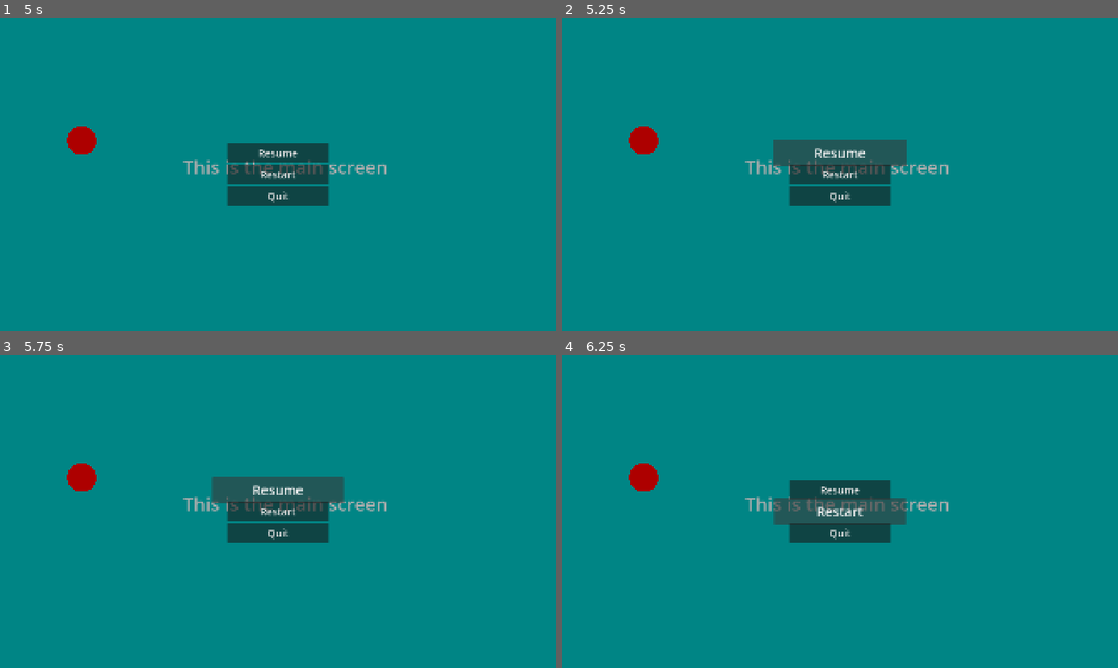
Above: before the commit, frames 1-4 (two rows, left to right).
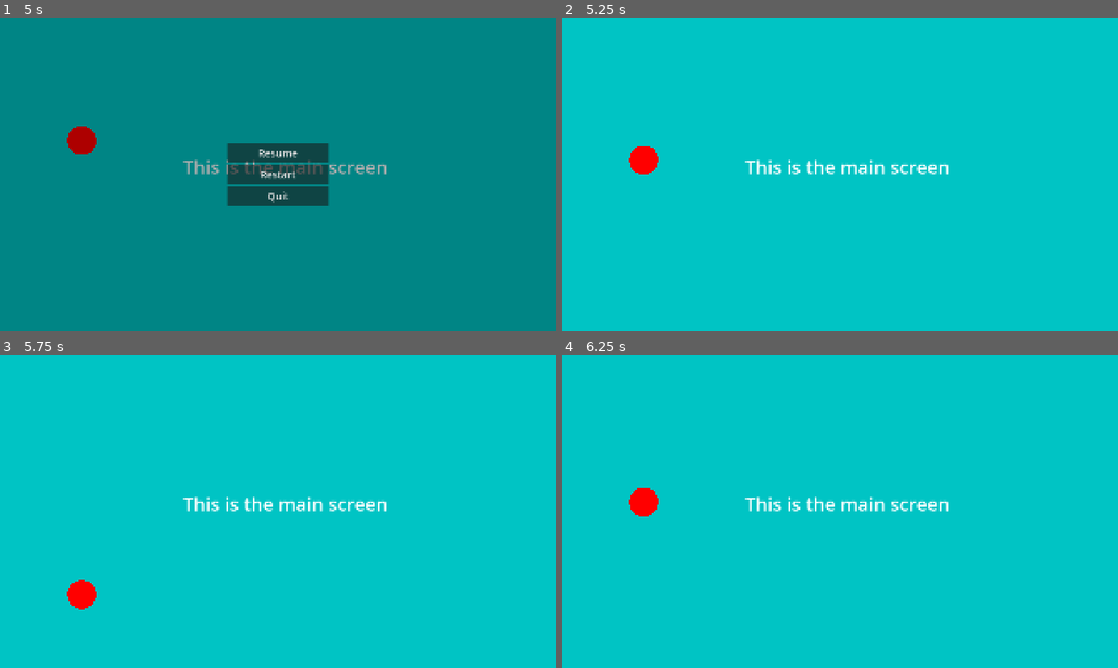
Above: after the commit, the same moments.

Repository: ZaulZieg/gmtk-game-jam-2026
Game: Godot game, scene res://TSCN/MainMenu.tscn
Same seed, same stepped clock (60 frames per second), same inputs: the game is played once before the commit and once after it. Before the commit the project starts from res://MainMenu.tscn.
Inputs (mouse positions are in pixels of both pictures, inside the frame that each line leads up to):
- Up to frame 1 (5 s): click "Start" at 0.5 s; move the mouse to (400, 158) at 1.27 s; hold Right (ui_right) 1.28-2.03 s; click (400, 158) at 1.42 s; move the mouse to (166, 190) at 2.02 s; hold Down (ui_down) 2.03-2.78 s; click (166, 190) at 2.17 s; move the mouse to (333, 105) at 2.77 s; hold Right (ui_right) 2.78-3.53 s; click (333, 105) at 2.92 s; move the mouse to (250, 237) at 3.52 s; hold Up (ui_up) 3.53-4.28 s; click (250, 237) at 3.67 s; move the mouse to (444, 221) at 4.27 s; hold Left (ui_left) from 4.28 s (still down); click (444, 221) at 4.42 s; tap Escape (ui_cancel) at 4.9 s
- Up to frame 2 (5.25 s): release Left (ui_left) at 5 s; click "Resume" at 5 s
- Up to frame 3 (5.75 s): no input
- Up to frame 4 (6.25 s): click (840, 511) at 5.75 s, where only the run before the commit has a clickable "Restart"

Frame 1 is identical in both runs. In frame 2, 100% of the frame differs, in the area x 0-100%, y 0-100%; in frame 3, 100%; in frame 4, 100%.

Commit message:
update

Diff:
--- /dev/null
+++ b/CODE/Global.gd
@@ -0,0 +1,4 @@
+extends Node
+
+
+var pause_game : bool = false
--- /dev/null
+++ b/CODE/connectdots.gd
@@ -0,0 +1,15 @@
+extends Control
+@onready var switch_1: CheckButton = $CenterContainer/Panel/VBoxContainer/switch1
+@onready var switch_2: CheckButton = $CenterContainer/Panel/VBoxContainer/switch2
+@onready var switch_3: CheckButton = $CenterContainer/Panel/VBoxContainer/switch3
+@onready var switch_4: CheckButton = $CenterContainer/Panel/VBoxContainer/switch4
+
+func _ready() -> void:
+	switch_3.button_down.connect(switch3_on)
+
+func _process(delta: float) -> void:
+	pass
+
+func switch3_on():
+	if switch_1.button_pressed:
+		switch_1.button_pressed = false
--- /dev/null
+++ b/CODE/control.gd
@@ -0,0 +1,24 @@
+extends Control
+@onready var resume: Button = $CenterContainer/VBoxContainer/Resume
+@onready var restart: Button = $CenterContainer/VBoxContainer/Restart
+@onready var quitb: Button = $CenterContainer/VBoxContainer/Quit
+
+
+func _ready() -> void:
+	resume.button_up.connect(resume_game)
+	restart.button_up.connect(restart_game)
+	quitb.button_up.connect(quit_game)
+
+func resume_game() -> void :
+	get_tree().paused = false
+	Global.pause_game = false
+	get_parent().visible = false
+
+func restart_game() -> void:
+	get_tree().paused = false
+	Global.pause_game = false
+	get_parent().visible = false
+	get_tree().call_deferred("reload_current_scene")
+
+func quit_game() -> void:
+	get_tree().quit()
--- a/main_menu.gd
+++ b/CODE/main_menu.gd
@@ -21,6 +21,6 @@
 	tween.tween_property(label, "offset_transform_position_ratio:y", 0.0, 1.0)
 
 func start_game() -> void:
-	get_tree().change_scene_to_file("res://Main.tscn")
+	get_tree().change_scene_to_file("res://TSCN/Main.tscn")
 func quit_game() -> void:
 	get_tree().call_deferred("quit")
--- a/pause_manager.gd
+++ b/CODE/pause_manager.gd
@@ -1,7 +1,6 @@
 extends Node2D
 @onready var pause_menu: CanvasLayer = $"../Pause Menu"
 
-var game_pause : bool = false
 
 func _ready() -> void:
 	pass
@@ -9,16 +8,16 @@
 func _input(event: InputEvent) -> void:
 	if event:
 		if Input.is_action_just_pressed("ui_cancel"):
-			if not game_pause:
+			if not Global.pause_game:
 				pause()
 			else :
 				unpause()
 func pause():
-	game_pause = true
+	Global.pause_game = true
 	get_tree().paused = true
 	pause_menu.visible = true
 
 func unpause():
 	get_tree().paused = false
-	game_pause = false
+	Global.pause_game = false
 	pause_menu.visible = false
--- /dev/null
+++ b/CODE/player.gd
@@ -0,0 +1,31 @@
+extends CharacterBody2D
+
+@export var SPEED : float = 500.0
+@export var dir : Vector2 = Vector2.ZERO
+@onready var flashlight : Node2D = $Node2D
+@onready var point_ligh : PointLight2D = $Node2D/PointLight2D2
+@onready var flash_switch : bool = false
+@onready var look_dir : Vector2
+func _ready() -> void:
+	pass
+
+func _physics_process(delta: float) -> void:
+	dir = Input.get_vector("ui_left","ui_right","ui_up","ui_down")
+	if dir:
+		velocity = velocity.move_toward((dir * SPEED) , 10.0)
+	else :
+		velocity = velocity.move_toward(Vector2.ZERO, 20.0)
+
+	if dir != Vector2.ZERO:
+		look_dir = dir.normalized()
+
+	flashlight.rotation = look_dir.angle()
+
+	move_and_slide()
+
+func _input(event: InputEvent) -> void:
+	if event is InputEventMouseButton:
+		if event.button_index == MOUSE_BUTTON_LEFT:
+			if event.pressed:
+				flash_switch = !flash_switch
+				point_ligh.enabled = flash_switch
--- /dev/null
+++ b/TSCN/Chara/player.tscn
@@ -0,0 +1,16 @@
+[gd_scene format=3 uid="uid://cbvo7tbp4yi00"]
+
+[ext_resource type="Script" uid="uid://b8ilvktfrcoxm" path="res://CODE/player.gd" id="1_rl46v"]
+[ext_resource type="Texture2D" uid="uid://cvjmy5e365jjm" path="res://icon.svg" id="2_wghyt"]
+
+[sub_resource type="CircleShape2D" id="CircleShape2D_yf5fn"]
+radius = 50.01
+
+[node name="Player" type="CharacterBody2D" unique_id=543537422]
+script = ExtResource("1_rl46v")
+
+[node name="Sprite2D" type="Sprite2D" parent="." unique_id=193159047]
+texture = ExtResource("2_wghyt")
+
+[node name="CollisionShape2D" type="CollisionShape2D" parent="." unique_id=1886297786]
+shape = SubResource("CircleShape2D_yf5fn")
--- a/Main.tscn
+++ b/TSCN/Main.tscn
@@ -1,9 +1,9 @@
 [gd_scene format=3 uid="uid://b8wqkmtmqge8w"]
 
-[ext_resource type="Script" uid="uid://bf0mdlldnw3v" path="res://main.gd" id="1_glv2v"]
-[ext_resource type="Script" uid="uid://cqyxkkqgfa6q0" path="res://rigid_body_2d.gd" id="2_uu6xs"]
-[ext_resource type="Script" uid="uid://pj1277y244re" path="res://pause_manager.gd" id="3_r0du0"]
-[ext_resource type="PackedScene" uid="uid://ctpyidbce6qui" path="res://PauseMenu.tscn" id="4_cm0pq"]
+[ext_resource type="Script" uid="uid://bf0mdlldnw3v" path="res://CODE/main.gd" id="1_glv2v"]
+[ext_resource type="Script" uid="uid://cqyxkkqgfa6q0" path="res://CODE/rigid_body_2d.gd" id="2_uu6xs"]
+[ext_resource type="Script" uid="uid://pj1277y244re" path="res://CODE/pause_manager.gd" id="3_r0du0"]
+[ext_resource type="PackedScene" uid="uid://ctpyidbce6qui" path="res://TSCN/PauseMenu.tscn" id="4_cm0pq"]
 
 [sub_resource type="LabelSettings" id="LabelSettings_g4v7s"]
 font_size = 64
--- a/MainMenu.tscn
+++ b/TSCN/MainMenu.tscn
@@ -1,7 +1,7 @@
 [gd_scene format=3 uid="uid://doke6p4vpp5i2"]
 
-[ext_resource type="Script" uid="uid://cq3uhcs2pbgjv" path="res://main_menu.gd" id="1_i26rj"]
-[ext_resource type="PackedScene" uid="uid://b5weund8lkn5y" path="res://button.tscn" id="2_eiy7p"]
+[ext_resource type="Script" uid="uid://cq3uhcs2pbgjv" path="res://CODE/main_menu.gd" id="1_i26rj"]
+[ext_resource type="PackedScene" uid="uid://b5weund8lkn5y" path="res://TSCN/button.tscn" id="2_eiy7p"]
 
 [sub_resource type="LabelSettings" id="LabelSettings_g4v7s"]
 font_size = 140
--- a/PauseMenu.tscn
+++ b/TSCN/PauseMenu.tscn
@@ -1,6 +1,7 @@
 [gd_scene format=3 uid="uid://ctpyidbce6qui"]
 
-[ext_resource type="PackedScene" uid="uid://b5weund8lkn5y" path="res://button.tscn" id="1_nov15"]
+[ext_resource type="Script" uid="uid://baxdke5ors78p" path="res://CODE/control.gd" id="1_etnfi"]
+[ext_resource type="PackedScene" uid="uid://b5weund8lkn5y" path="res://TSCN/button.tscn" id="1_nov15"]
 
 [node name="CanvasLayer" type="CanvasLayer" unique_id=1692704986]
 
@@ -18,6 +19,7 @@
 anchors_preset = 0
 offset_right = 1920.0
 offset_bottom = 1080.0
+script = ExtResource("1_etnfi")
 
 [node name="CenterContainer" type="CenterContainer" parent="Control" unique_id=614962029]
 layout_mode = 1
--- a/button.tscn
+++ b/TSCN/button.tscn
@@ -1,6 +1,6 @@
 [gd_scene format=3 uid="uid://b5weund8lkn5y"]
 
-[ext_resource type="Script" uid="uid://b4jtaecb4mwtp" path="res://button.gd" id="1_r04n3"]
+[ext_resource type="Script" uid="uid://b4jtaecb4mwtp" path="res://CODE/button.gd" id="1_r04n3"]
 
 [node name="Start" type="Button" unique_id=1382159774]
 custom_minimum_size = Vector2(350, 70)
--- /dev/null
+++ b/TSCN/node_2d.tscn
@@ -0,0 +1,65 @@
+[gd_scene format=3 uid="uid://cw1bxurwqqw3r"]
+
+[ext_resource type="Texture2D" uid="uid://ddpe05atc4f74" path="res://ASS/—Pngtree—fresh and vibrant light green_15152807.jpg" id="1_2g38p"]
+[ext_resource type="PackedScene" uid="uid://cbvo7tbp4yi00" path="res://TSCN/Chara/player.tscn" id="2_fl2l6"]
+[ext_resource type="Texture2D" uid="uid://cvjmy5e365jjm" path="res://icon.svg" id="3_fl2l6"]
+[ext_resource type="Texture2D" uid="uid://co20kk7180k1" path="res://ASS/Group 4.png" id="3_tt41i"]
+
+[sub_resource type="Gradient" id="Gradient_2g38p"]
+offsets = PackedFloat32Array(0, 0.04360465, 0.19476745)
+colors = PackedColorArray(1, 1, 1, 1, 0.74626863, 0.74626863, 0.74626863, 1, 0, 0, 0, 1)
+
+[sub_resource type="GradientTexture2D" id="GradientTexture2D_fl2l6"]
+gradient = SubResource("Gradient_2g38p")
+fill = 1
+fill_from = Vector2(0.5, 0.5)
+
+[sub_resource type="RectangleShape2D" id="RectangleShape2D_g4v7s"]
+size = Vector2(129, 131.5)
+
+[sub_resource type="OccluderPolygon2D" id="OccluderPolygon2D_yf5fn"]
+polygon = PackedVector2Array(1284, 316, 1412, 319, 1412, 445, 1283, 442)
+
+[node name="Node2D" type="Node2D" unique_id=1268807334]
+
+[node name="—pngtree—freshAndVibrantLightGreen15152807" type="Sprite2D" parent="." unique_id=259784172]
+position = Vector2(923, 577)
+texture = ExtResource("1_2g38p")
+
+[node name="CanvasModulate" type="CanvasModulate" parent="—pngtree—freshAndVibrantLightGreen15152807" unique_id=228312912]
+color = Color(0, 0, 0, 1)
+
+[node name="Player" parent="." unique_id=543537422 instance=ExtResource("2_fl2l6")]
+position = Vector2(659, 458)
+
+[node name="PointLight2D" type="PointLight2D" parent="Player" unique_id=816786217]
+scale = Vector2(4.42023, 4.4202304)
+energy = 0.66
+shadow_enabled = true
+texture = SubResource("GradientTexture2D_fl2l6")
+texture_scale = 10.45
+
+[node name="Node2D" type="Node2D" parent="Player" unique_id=952030461]
+rotation = -6.2831855
+
+[node name="PointLight2D2" type="PointLight2D" parent="Player/Node2D" unique_id=1054752820]
+position = Vector2(659, -3.000023)
+rotation = -1.5707964
+scale = Vector2(2.1684232, 2.179673)
+enabled = false
+energy = 0.86
+texture = ExtResource("3_tt41i")
+texture_scale = 0.59
+
+[node name="StaticBody2D" type="StaticBody2D" parent="." unique_id=964661305]
+
+[node name="Icon" type="Sprite2D" parent="StaticBody2D" unique_id=1434767036]
+position = Vector2(1347, 382)
+texture = ExtResource("3_fl2l6")
+
+[node name="CollisionShape2D" type="CollisionShape2D" parent="StaticBody2D" unique_id=548488087]
+position = Vector2(1349.5, 383.25)
+shape = SubResource("RectangleShape2D_g4v7s")
+
+[node name="LightOccluder2D" type="LightOccluder2D" parent="StaticBody2D" unique_id=1451999288]
+occluder = SubResource("OccluderPolygon2D_yf5fn")
--- /dev/null
+++ b/TSCN/puzzle/connectdots.tscn
@@ -0,0 +1,55 @@
+[gd_scene format=3 uid="uid://dixuw5cm0tbo8"]
+
+[ext_resource type="Script" uid="uid://dy8wn4ttpauh2" path="res://CODE/connectdots.gd" id="1_xljlf"]
+
+[sub_resource type="LabelSettings" id="LabelSettings_g4v7s"]
+font_size = 30
+
+[node name="Control" type="Control" unique_id=2038347590]
+layout_mode = 3
+anchors_preset = 15
+anchor_right = 1.0
+anchor_bottom = 1.0
+grow_horizontal = 2
+grow_vertical = 2
+mouse_filter = 2
+script = ExtResource("1_xljlf")
+
+[node name="CenterContainer" type="CenterContainer" parent="." unique_id=10031867]
+layout_mode = 1
+anchors_preset = 15
+anchor_right = 1.0
+anchor_bottom = 1.0
+grow_horizontal = 2
+grow_vertical = 2
+
+[node name="Panel" type="Panel" parent="CenterContainer" unique_id=1770426878]
+custom_minimum_size = Vector2(650, 650)
+layout_mode = 2
+mouse_filter = 1
+
+[node name="VBoxContainer" type="VBoxContainer" parent="CenterContainer/Panel" unique_id=763569070]
+layout_mode = 0
+offset_right = 40.0
+offset_bottom = 40.0
+
+[node name="switch1" type="CheckButton" parent="CenterContainer/Panel/VBoxContainer" unique_id=1586756820]
+layout_mode = 2
+
+[node name="switch2" type="CheckButton" parent="CenterContainer/Panel/VBoxContainer" unique_id=211996317]
+layout_mode = 2
+
+[node name="switch3" type="CheckButton" parent="CenterContainer/Panel/VBoxContainer" unique_id=811427301]
+layout_mode = 2
+
+[node name="switch4" type="CheckButton" parent="CenterContainer/Panel/VBoxContainer" unique_id=1676626312]
+layout_mode = 2
+
+[node name="Label" type="Label" parent="." unique_id=1335808820]
+layout_mode = 0
+offset_left = 902.0
+offset_top = 230.0
+offset_right = 942.0
+offset_bottom = 253.0
+text = "well how it goes"
+label_settings = SubResource("LabelSettings_g4v7s")
--- a/project.godot
+++ b/project.godot
@@ -11,10 +11,14 @@
 [application]
 
 config/name="GMTKGame_Jam_2026"
+config/tags=PackedStringArray("gmtk_game_jam")
 run/main_scene="uid://doke6p4vpp5i2"
 config/features=PackedStringArray("4.7", "Forward Plus")
 config/icon="res://icon.svg"
-config/tags=PackedStringArray("gmtk_game_jam")
+
+[autoload]
+
+Global="*uid://cl1eqevm3orko"
 
 [display]
 
@@ -23,6 +27,39 @@
 window/stretch/mode="canvas_items"
 window/stretch/aspect="expand"
 
+[input]
+
+left={
+"deadzone": 0.2,
+"events": [Object(InputEventKey,"resource_local_to_scene":false,"resource_name":"","device":-1,"window_id":0,"alt_pressed":false,"shift_pressed":false,"ctrl_pressed":false,"meta_pressed":false,"pressed":false,"keycode":0,"physical_keycode":65,"key_label":0,"unicode":97,"location":0,"echo":false,"script":null)
+]
+}
+right={
+"deadzone": 0.2,
+"events": [Object(InputEventKey,"resource_local_to_scene":false,"resource_name":"","device":-1,"window_id":0,"alt_pressed":false,"shift_pressed":false,"ctrl_pressed":false,"meta_pressed":false,"pressed":false,"keycode":0,"physical_keycode":68,"key_label":0,"unicode":100,"location":0,"echo":false,"script":null)
+]
+}
+up={
+"deadzone": 0.2,
+"events": [Object(InputEventKey,"resource_local_to_scene":false,"resource_name":"","device":-1,"window_id":0,"alt_pressed":false,"shift_pressed":false,"ctrl_pressed":false,"meta_pressed":false,"pressed":false,"keycode":0,"physical_keycode":87,"key_label":0,"unicode":119,"location":0,"echo":false,"script":null)
+]
+}
+down={
+"deadzone": 0.2,
+"events": [Object(InputEventKey,"resource_local_to_scene":false,"resource_name":"","device":-1,"window_id":0,"alt_pressed":false,"shift_pressed":false,"ctrl_pressed":false,"meta_pressed":false,"pressed":false,"keycode":0,"physical_keycode":83,"key_label":0,"unicode":115,"location":0,"echo":false,"script":null)
+]
+}
+lefty={
+"deadzone": 0.2,
+"events": [Object(InputEventMouseButton,"resource_local_to_scene":false,"resource_name":"","device":-1,"window_id":0,"alt_pressed":false,"shift_pressed":false,"ctrl_pressed":false,"meta_pressed":false,"button_mask":0,"position":Vector2(0, 0),"global_position":Vector2(0, 0),"factor":1.0,"button_index":1,"canceled":false,"pressed":false,"double_click":false,"script":null)
+]
+}
+interact={
+"deadzone": 0.2,
+"events": [Object(InputEventKey,"resource_local_to_scene":false,"resource_name":"","device":-1,"window_id":0,"alt_pressed":false,"shift_pressed":false,"ctrl_pressed":false,"meta_pressed":false,"pressed":false,"keycode":0,"physical_keycode":69,"key_label":0,"unicode":101,"location":0,"echo":false,"script":null)
+]
+}
+
 [physics]
 
 3d/physics_engine="Jolt Physics"
Binary file added: ASS/Group 4.png
Not shown, added: ASS/Group 4.png.import
Binary file added: ASS/TilemapLayer/Tiles.png
Not shown, added: ASS/TilemapLayer/Tiles.png.import
Not shown, added: ASS/prop_fade_start_50.png.import
Binary file added: ASS/—Pngtree—fresh and vibrant light green_15152807.jpg
Not shown, added: ASS/—Pngtree—fresh and vibrant light green_15152807.jpg.import
Not shown, added: CODE/Global.gd.uid
Renamed: button.gd -> CODE/button.gd
Renamed: button.gd.uid -> CODE/button.gd.uid
Not shown, added: CODE/connectdots.gd.uid
Not shown, added: CODE/control.gd.uid
(and 7 more such lines)
